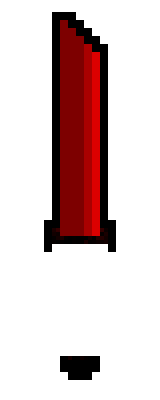
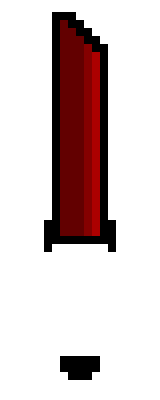
Comparing the layer stacks of the two w=160, h=400 images. Changes:
painted on "Weapon" over [52,20,108,360]
